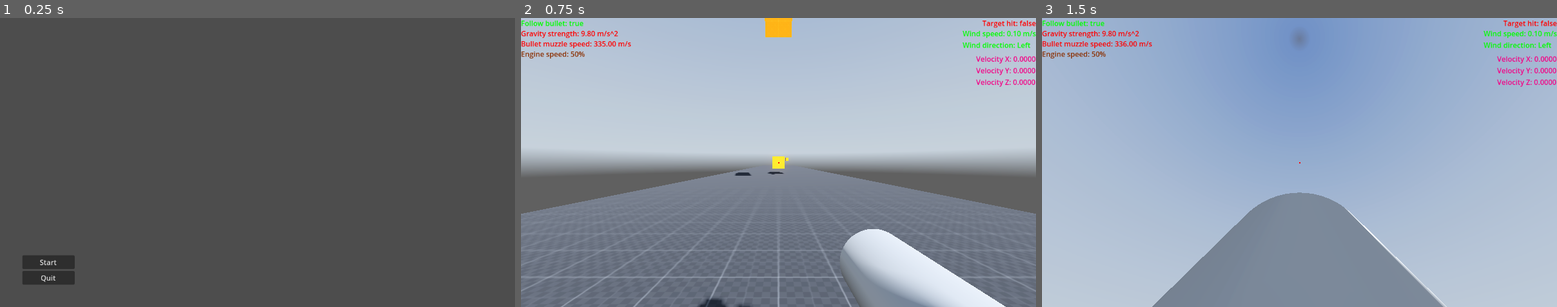
Above: before the commit, frames 1-3 (left to right).
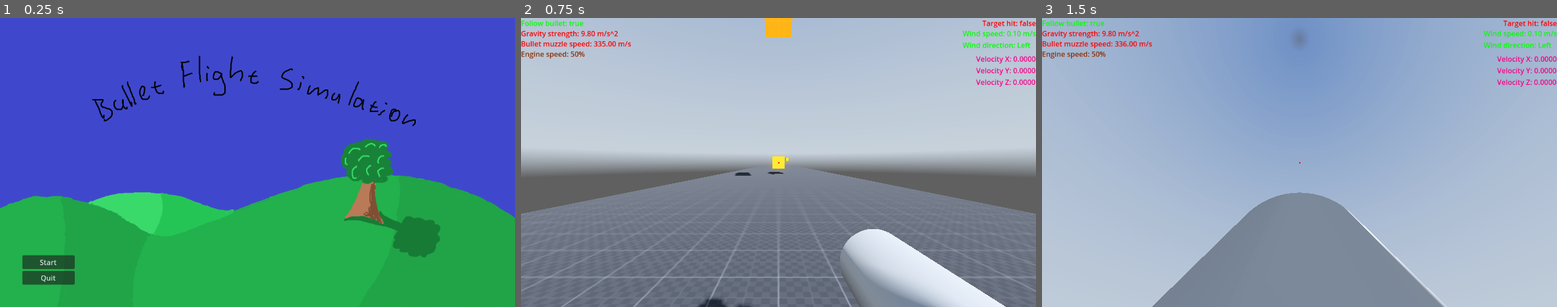
Above: after the commit, the same moments.

Repository: MrJacob252/FSI_bullet_balistics
Game: Godot game, scene res://scenes/main_menu.tscn
Two runs of this game, one before a commit and one after it. Both use one fixed random seed, a clock stepped at 60 frames per second and the inputs below. A sky picture missing from this copy of the repository is replaced by a grey-blue gradient.
Inputs (mouse positions are in pixels of both pictures, inside the frame that each line leads up to):
- Up to frame 1 (0.25 s): no input
- Up to frame 2 (0.75 s): click "Start" at 0.5 s
- Up to frame 3 (1.5 s): tap Enter at 1.25 s; move the mouse to (1325, 162) at 1.27 s; hold Page Up (bullet_speed_up) from 1.28 s (still down); right-click (1325, 162) at 1.35 s

The runs differ from the first frame. In frame 1, 100% of the frame differs, in the area x 0-100%, y 0-100%; in frame 2, nothing differs; in frame 3, nothing differs.

Commit message:
Menu background added

Diff:
--- a/scenes/main_menu.tscn
+++ b/scenes/main_menu.tscn
@@ -1,6 +1,7 @@
-[gd_scene load_steps=2 format=3 uid="uid://c0kloonkgpjqd"]
+[gd_scene load_steps=3 format=3 uid="uid://c0kloonkgpjqd"]
 
 [ext_resource type="Script" path="res://scripts/main_menu.gd" id="1_eo0wa"]
+[ext_resource type="Texture2D" uid="uid://lqv4nrtxdv4u" path="res://assets/menu_bg.png" id="2_6h4wg"]
 
 [node name="MainMenu" type="Control"]
 layout_mode = 3
@@ -10,6 +11,11 @@
 grow_horizontal = 2
 grow_vertical = 2
 script = ExtResource("1_eo0wa")
+
+[node name="MenuBg" type="Sprite2D" parent="."]
+position = Vector2(576, 324)
+scale = Vector2(0.6, 0.6)
+texture = ExtResource("2_6h4wg")
 
 [node name="VBoxContainer" type="VBoxContainer" parent="."]
 layout_mode = 1
Binary file added: assets/menu_bg.png
Not shown, added: assets/menu_bg.png.import
